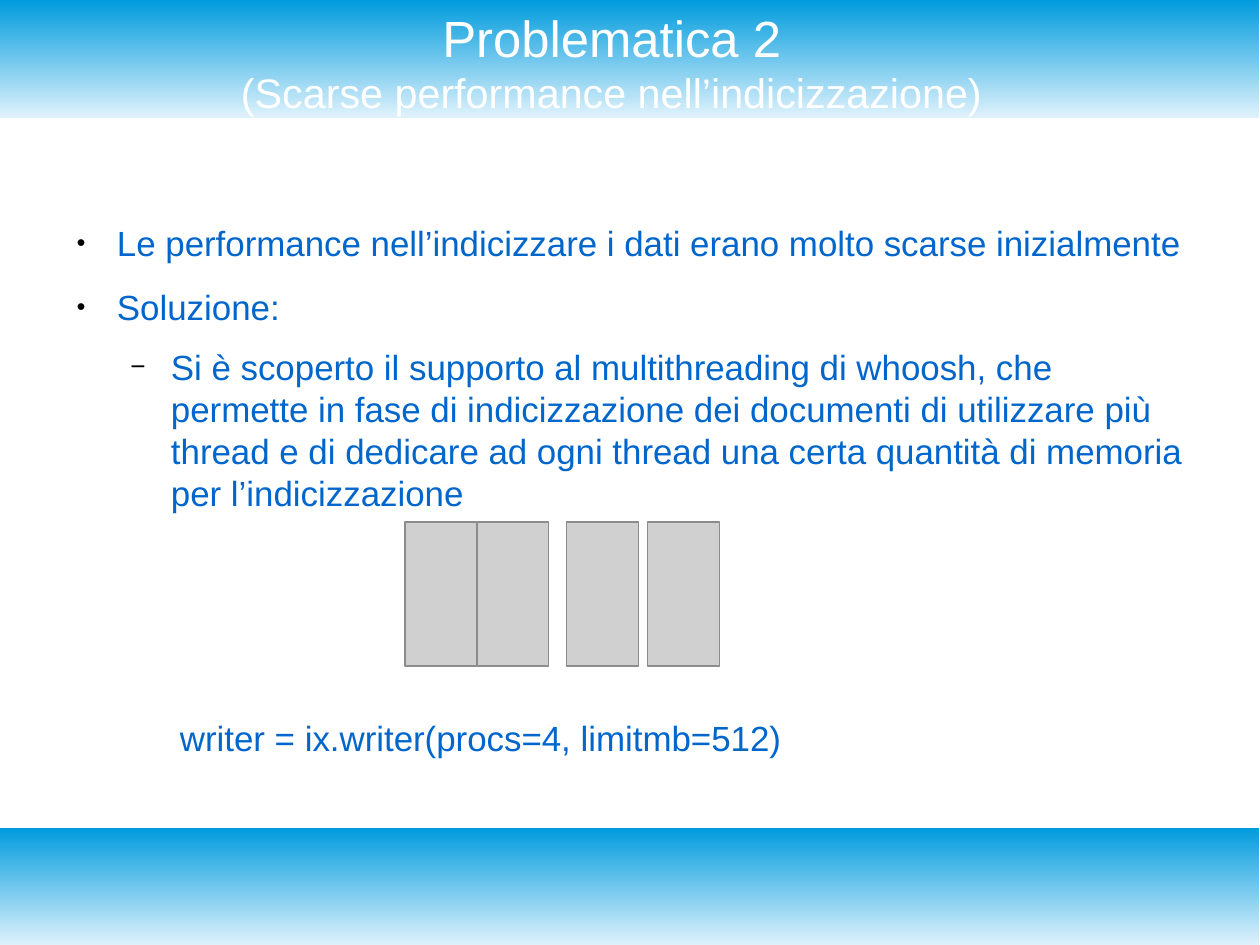
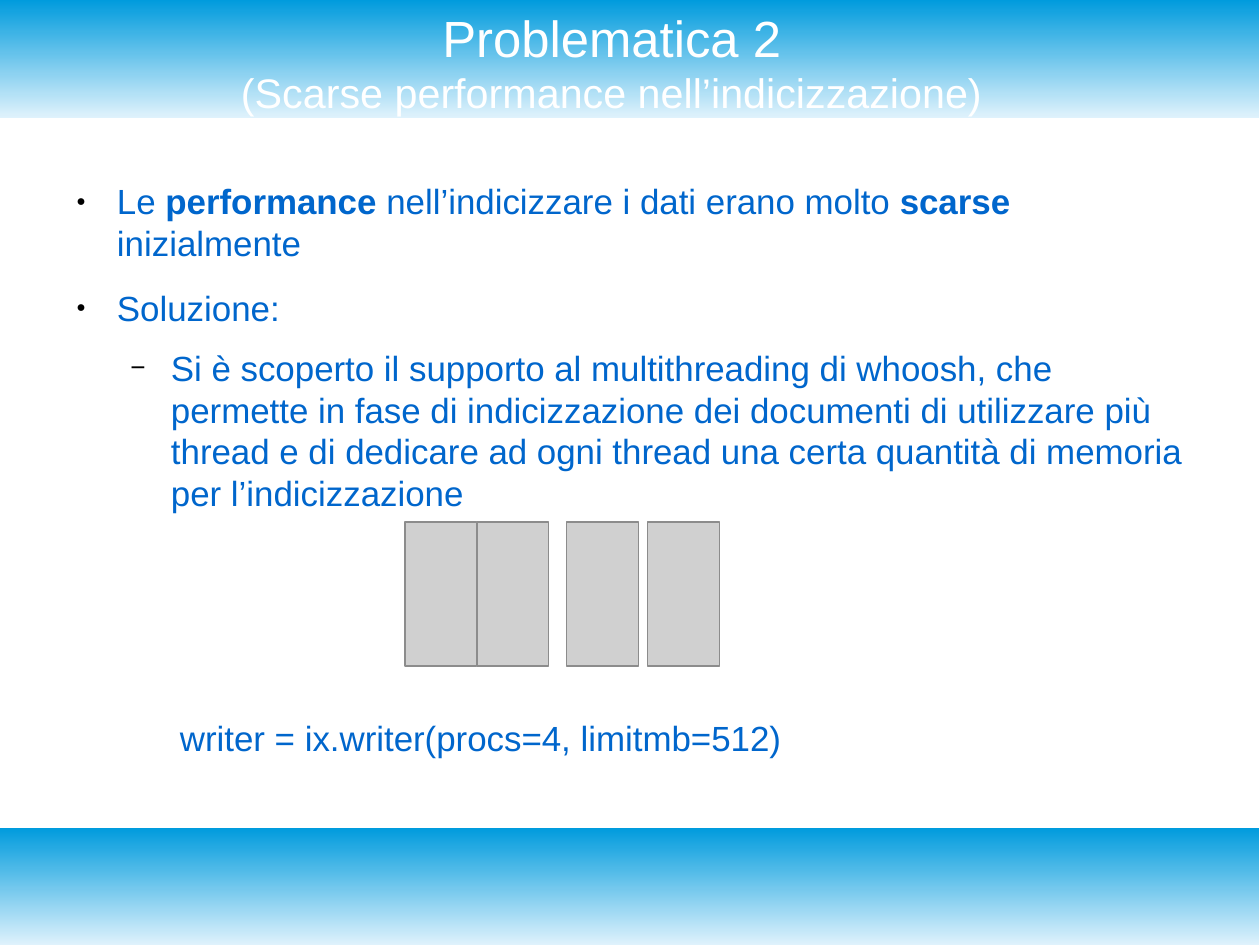
Before and after one commit to enrico404/SearchEngineForDblp, a slide deck: slide 10 of DocDblpSearchEngine.odp. Drawn at 1260x945 pixels with LibreOffice and Linux fonts; fonts in the diff are those of the drawing; grey boxes stand for pictures. Boxes give left, top, right and bottom in pixels: in the first picture for what was removed or moved away, otherwise in the second. Text is boxed around its words. In the diff, an @@ line names an element or a change of style, - is before the commit and + after.

```diff
--- a/DocDblpSearchEngine.odp
+++ b/DocDblpSearchEngine.odp
@@ text "Le performance nell’indicizzare i dati ...": place and size @@
-text "Le performance nell’indicizzare i dati ..." at <box>117,230,1182,512</box>
+text "Le performance nell’indicizzare i dati ..." at <box>117,188,1182,471</box>
@@ text at <box>117,188,1010,257</box>: bold on in "performance scarse" @@
```
Also in this commit, not shown: 12 other slides changed, 1 slide added, 1 other file.
